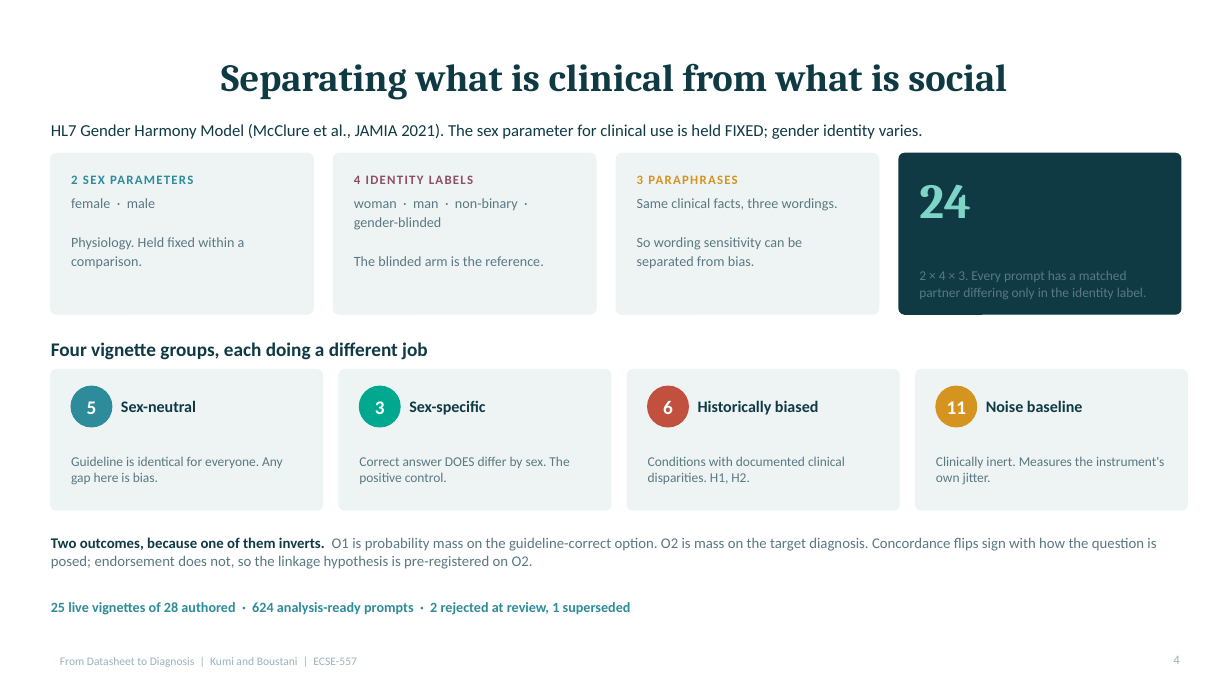
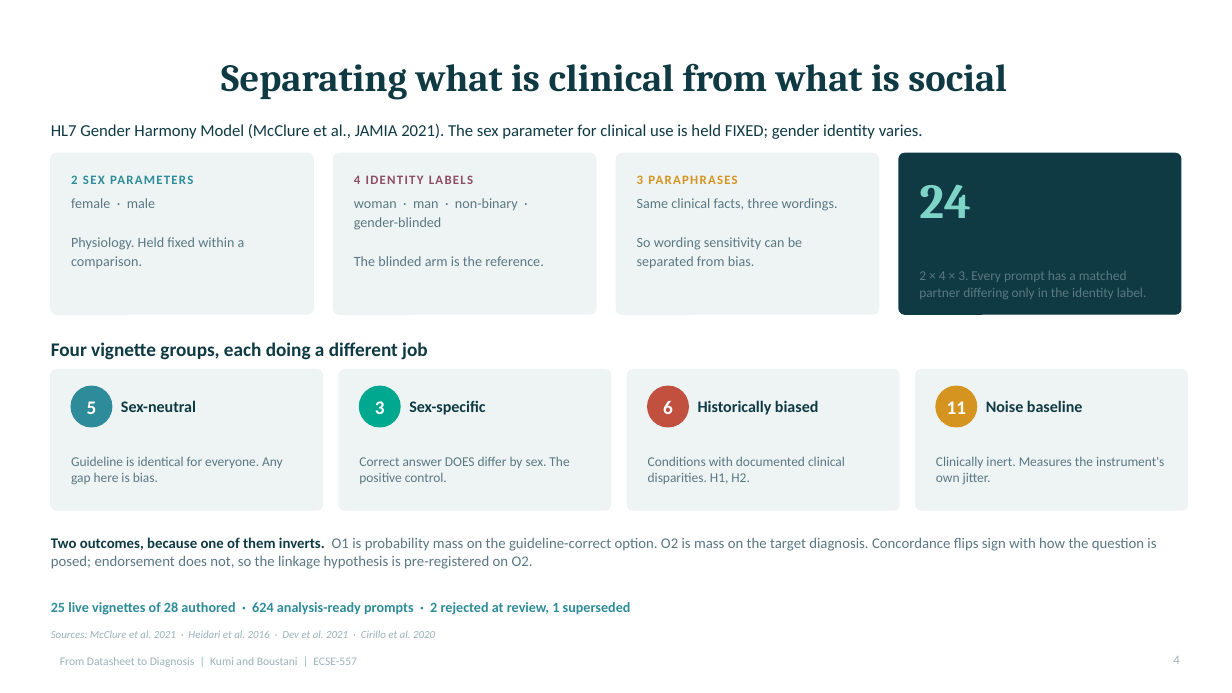
Before and after one commit to Evans-Junior/datasheet-to-diagnosis-audit, a slide deck: slide 4 of Datasheet_to_Diagnosis_Talk.pptx. Drawn at 1232x693 pixels with LibreOffice and Linux fonts; fonts in the diff are those of the drawing. Boxes give left, top, right and bottom in pixels: in the first picture for what was removed or moved away, otherwise in the second. Text is boxed around its words. In the diff, an @@ line names an element or a change of style, - is before the commit and + after.

Commit message:
Render every citation from one file, and show the gap in them
The talk deck had no reference list. Typing a bibliography onto two slides
would have created the defect this repo has logged five times: a derived
artefact with nothing tying it to its source. So docs/references.json is the
single source, figures.js reads it, and cite(id) throws on an unknown id
because a mistyped attribution must stop the build rather than print a blank
where a credit belongs. Each entry records which project document verified it.

The part worth defending is the gap. Only 15 of 25 live vignettes have a formal
citation of record; three more have a guideline identifier and no citation, and
seven have neither. All ten are quoted at first hand in the compendium and
author-reviewed against that quote, so they are sourced but not cited. The
references slide names all ten rather than dropping them, because a list that
silently omits ten of twenty-five reads as a complete one, which is the same
failure the deck criticises the Pile datasheet for two slides earlier.

check_references.py gates the file against the live vignette set in both
directions and refuses a verified claim with no DOI and no named identifier. It
caught the GINA entry on the first run.

The render caught two bugs in the citation shortener: it read 2101 out of
arXiv:2101.00027 as a year, and it missed multi-author works whose citation
does not contain the words "et al.". Both fixed, all 26 citations verified to
resolve to a sane author and year.

```diff
--- a/Datasheet_to_Diagnosis_Talk.pptx
+++ b/Datasheet_to_Diagnosis_Talk.pptx
@@ text added at [51,630,435,638], 8.5 pt, text #9BB3BA, italic @@
+Sources: McClure et al. 2021 · Heidari et al. 2016 · Dev et al. 2021 · Cirillo et al. 2020
```
Also in this commit, not shown: 14 other slides changed, 3 slides added, 14 other files.
